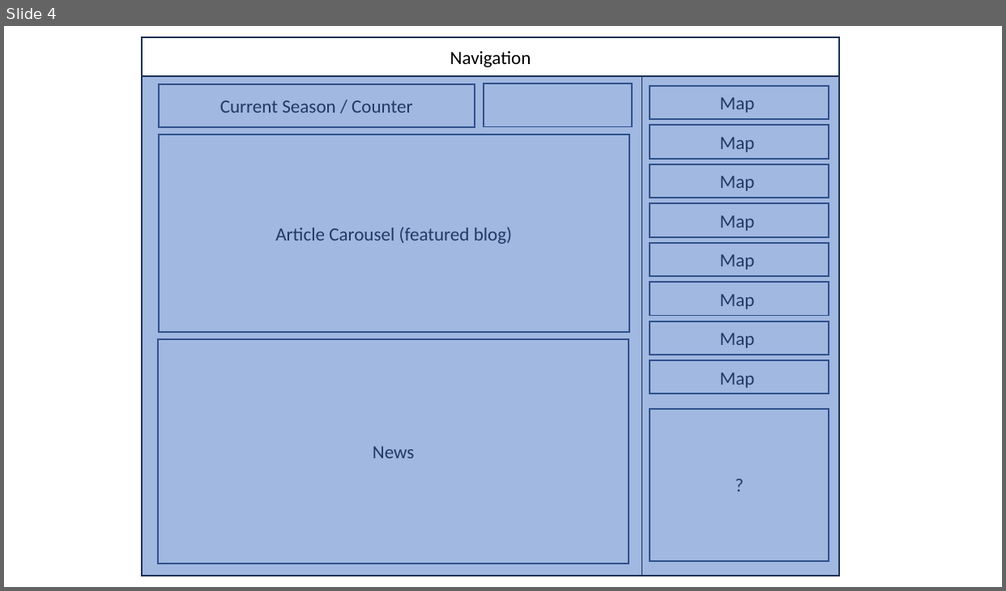
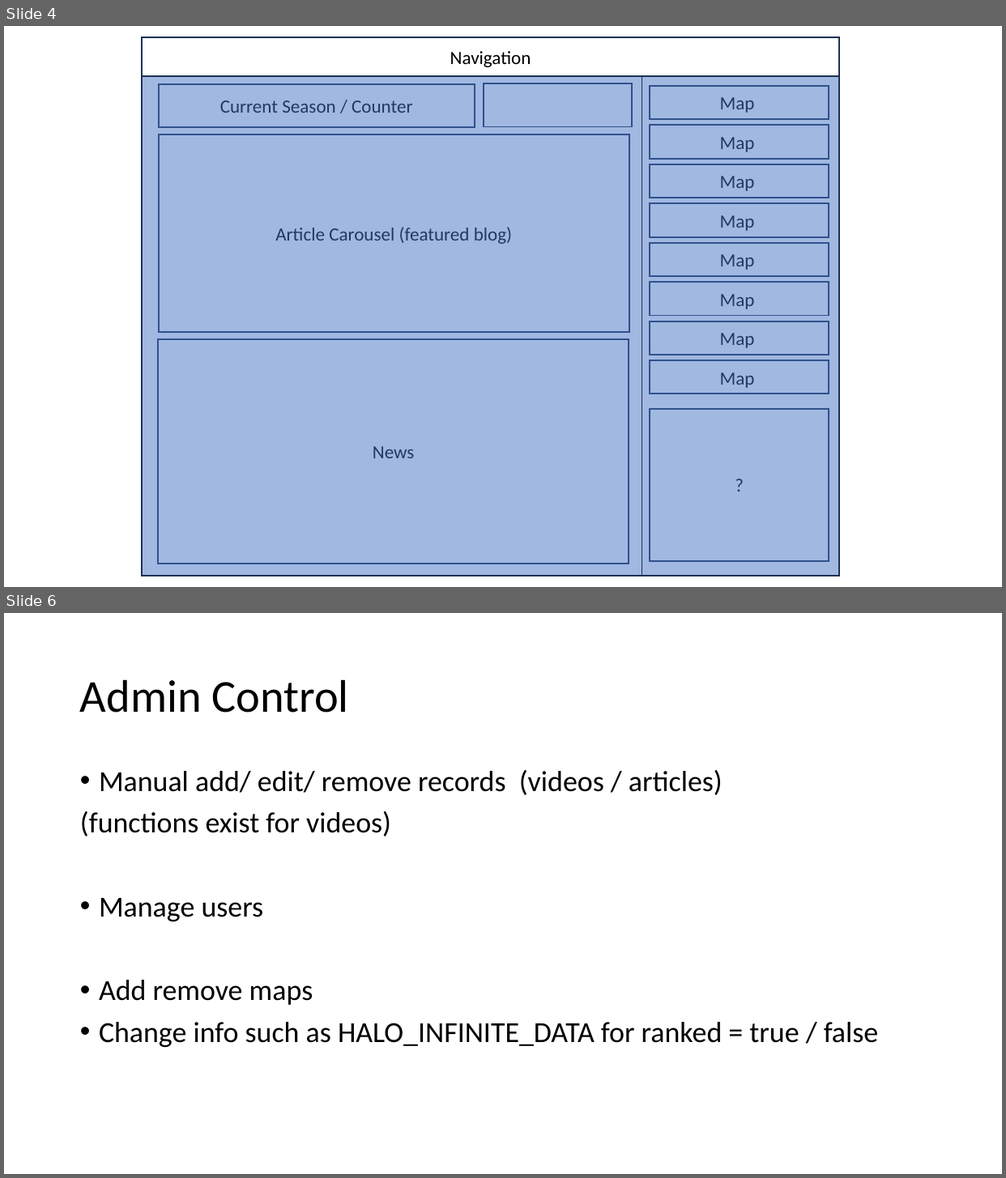
Before and after one commit to ald91/Vanadam-Website, a slide deck: Design/Design.pptx. Shown one above the other, each under a label of ours: slide 4 before the commit, slides 4 and 6 after it; the slides between them are not shown. The pictures are 1006x591 and 1006x1178 pixels, drawn with LibreOffice and Linux fonts; fonts in the diff are those of the drawing. Boxes give left, top, right and bottom in pixels: in the first picture for what was removed or moved away, otherwise in the second. Text is boxed around its words. In the diff, an @@ line names an element or a change of style, - is before the commit and + after.

```diff
--- a/Design/Design.pptx
+++ b/Design/Design.pptx
@@ slide 6 added at bbox=[4, 613, 1002, 1174], background #FFFFFF @@
@@ title added at bbox=[80, 679, 349, 713], 44 pt, text #000000 @@
+Admin Control
@@ text added at bbox=[80, 770, 879, 1047], 28 pt, text #000000 @@
+• Manual add/ edit/ remove records (videos / articles)
+(functions exist for videos)
+• Manage users
+• Add remove maps
+• Change info such as HALO_INFINITE_DATA for ranked = true / false
```
Also in this commit, not shown: 3 other slides added, 1 slide removed, 1 other file.
